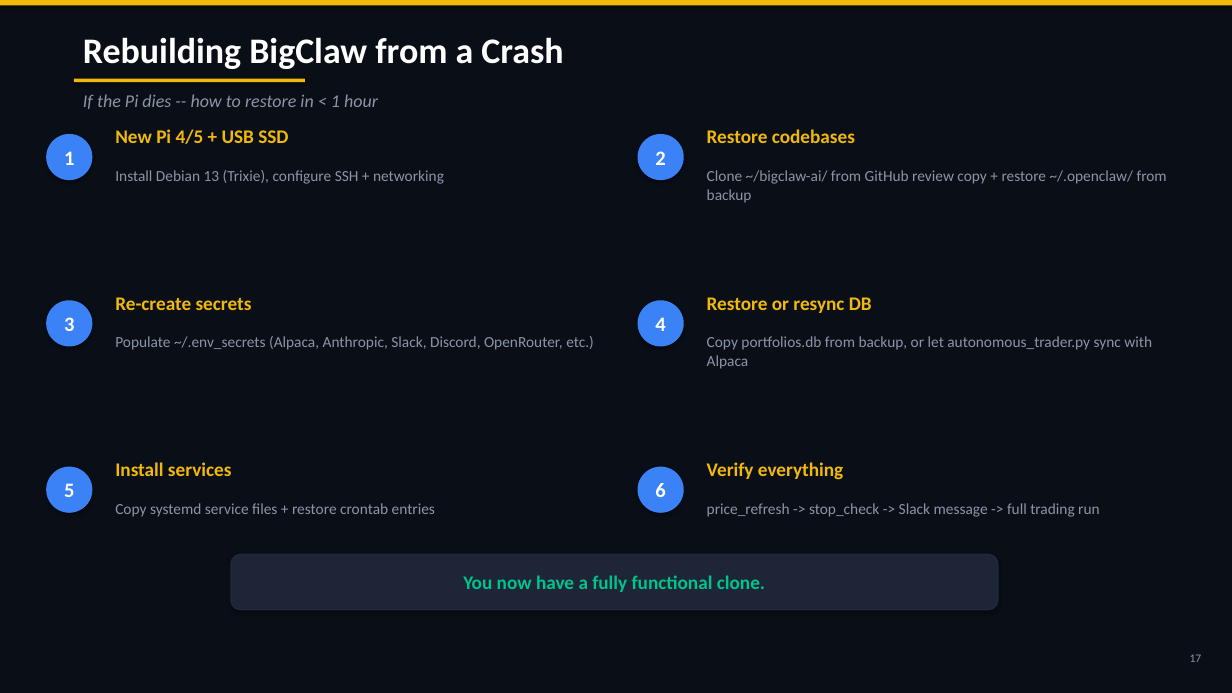
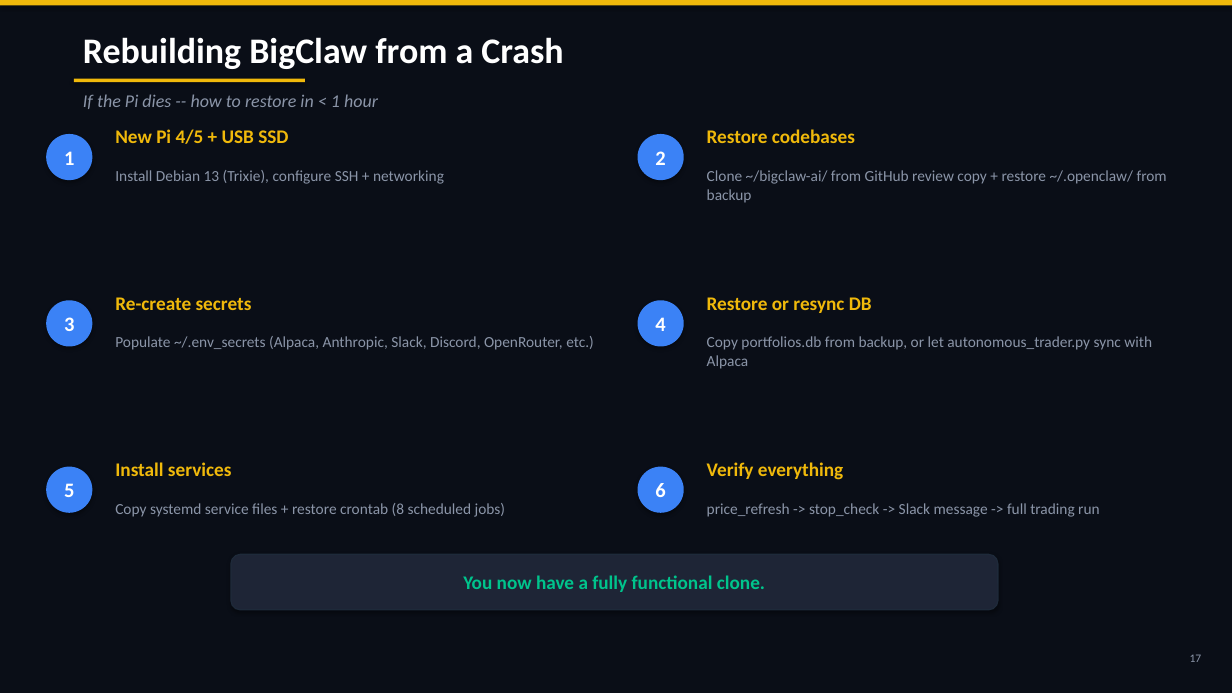
Before and after one commit to cbiggs1-tech/bigclaw-codebase, a slide deck: slide 18 of BigClaw_ShowAndTell.pptx. Drawn at 1232x693 pixels with LibreOffice and Linux fonts; fonts in the diff are those of the drawing. Boxes give left, top, right and bottom in pixels: in the first picture for what was removed or moved away, otherwise in the second. Text is boxed around its words. In the diff, an @@ line names an element or a change of style, - is before the commit and + after.

```diff
--- a/BigClaw_ShowAndTell.pptx
+++ b/BigClaw_ShowAndTell.pptx
@@ text at [115, 503, 505, 517]: text changed @@
-Copy systemd service files + restore crontab entries
+Copy systemd service files + restore crontab (8 scheduled jobs)
```
Also in this commit, not shown: 2 other slides changed, 2 other files.
